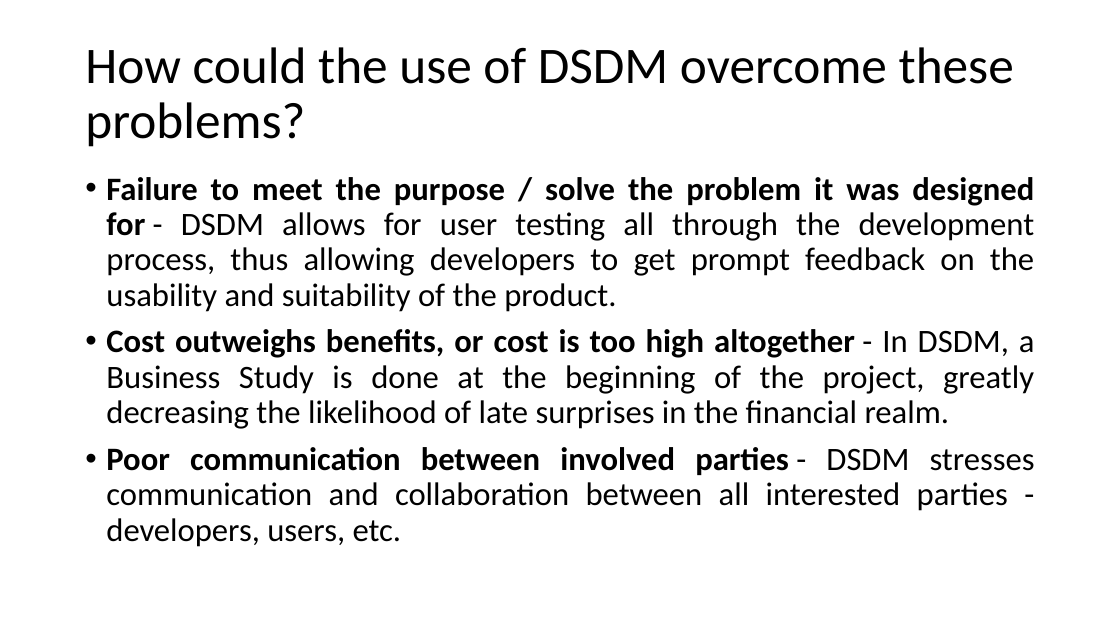
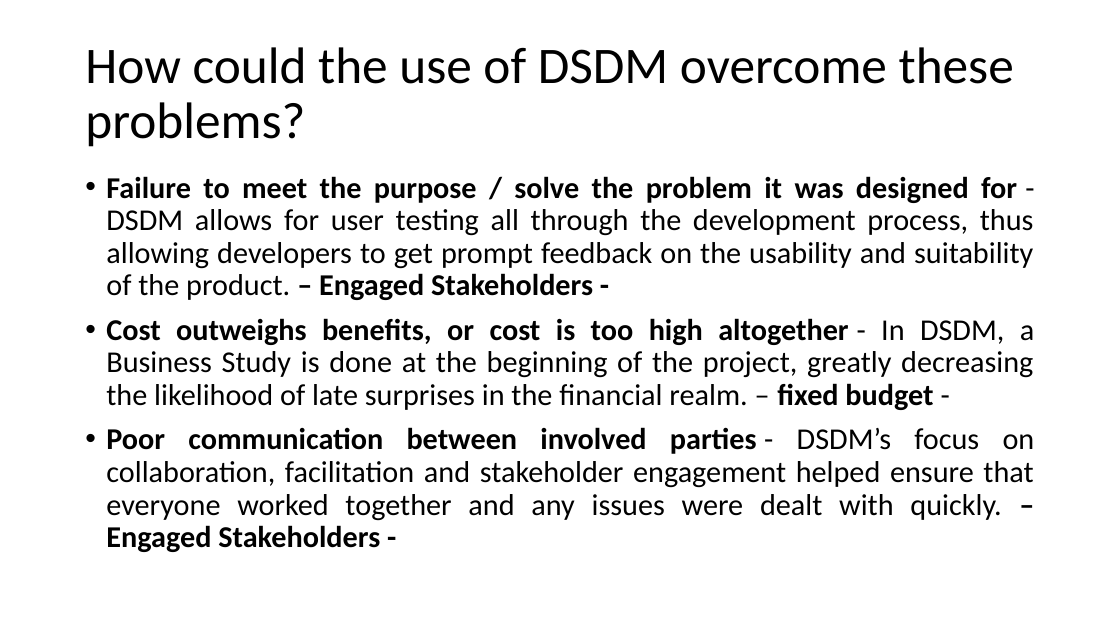
Before and after one commit to FPT01/Enterprise-Web-Software-Development, a slide deck: slide 5 of Agile/Tutorial 5/Question1.pptx. Drawn at 1120x630 pixels with LibreOffice and Linux fonts; fonts in the diff are those of the drawing. Boxes give left, top, right and bottom in pixels: in the first picture for what was removed or moved away, otherwise in the second. Text is boxed around its words. In the diff, an @@ line names an element or a change of style, - is before the commit and + after.

```diff
--- a/Agile/Tutorial 5/Question1.pptx
+++ b/Agile/Tutorial 5/Question1.pptx
@@ text at [106,176,1035,552]: text changed; size 28 to 25.9 pt @@
-• Failure to meet the purpose / solve the problem it was designed for - DSDM allows for user testing all through the development process, thus allowing developers to get prompt feedback on the usability and suitability of the product.
-• Cost outweighs benefits, or cost is too high altogether - In DSDM, a Business Study is done at the beginning of the project, greatly decreasing the likelihood of late surprises in the financial realm.
-• Poor communication between involved parties - DSDM stresses communication and collaboration between all interested parties - developers, users, etc.
+• Failure to meet the purpose / solve the problem it was designed for - DSDM allows for user testing all through the development process, thus allowing developers to get prompt feedback on the usability and suitability of the product. – Engaged Stakeholders -
+• Cost outweighs benefits, or cost is too high altogether - In DSDM, a Business Study is done at the beginning of the project, greatly decreasing the likelihood of late surprises in the financial realm. – fixed budget -
+• Poor communication between involved parties - DSDM’s focus on collaboration, facilitation and stakeholder engagement helped ensure that everyone worked together and any issues were dealt with quickly. – Engaged Stakeholders -
```
Also in this commit, not shown: 1 other slide changed, 4 slides added, 5 slides removed.
